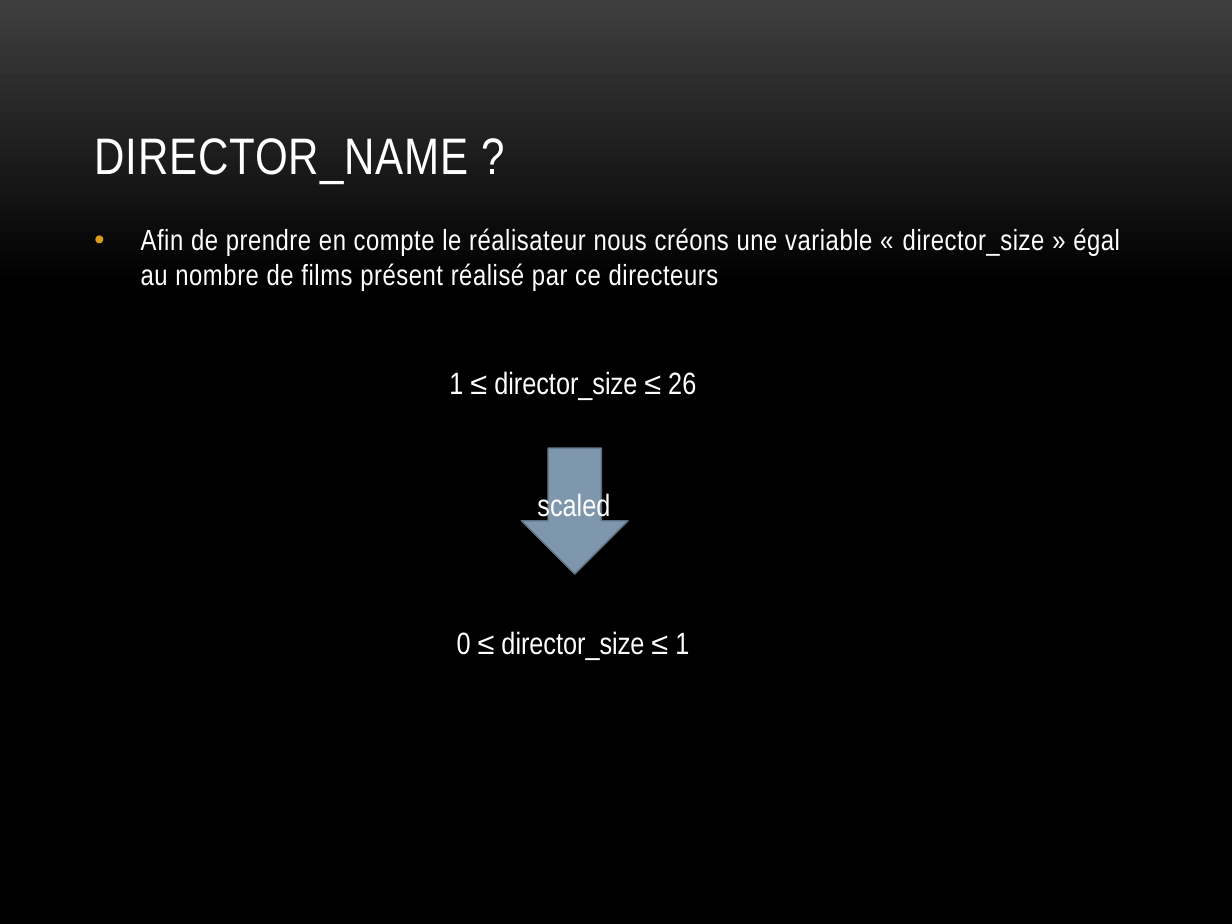
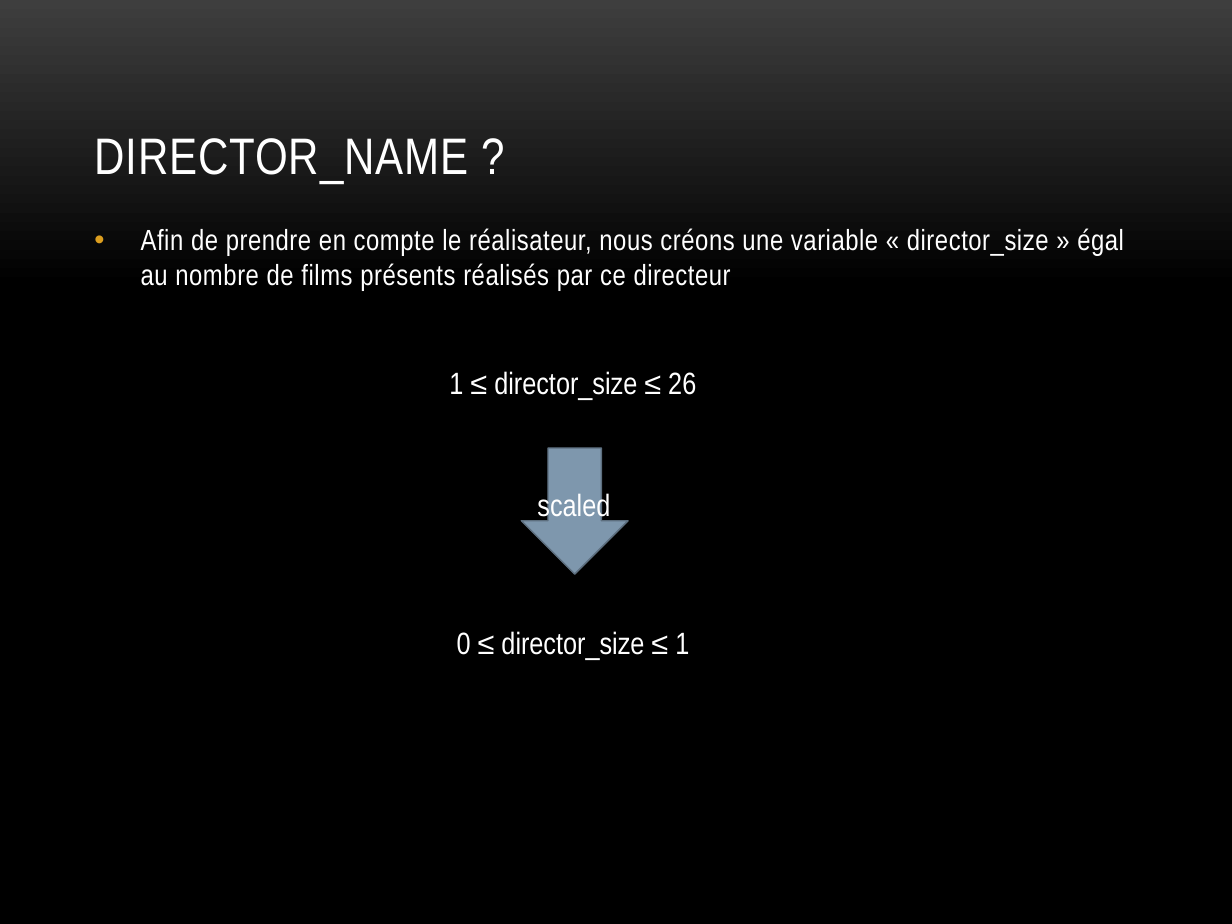
Before and after one commit to Umercia/movie_recommendation_engine, a slide deck: slide 17 of moteur de recommandations de films.pptx. Drawn at 1232x924 pixels with LibreOffice and Linux fonts; fonts in the diff are those of the drawing; background and template pictures are left out. Boxes give left, top, right and bottom in pixels: in the first picture for what was removed or moved away, otherwise in the second. Text is boxed around its words. In the diff, an @@ line names an element or a change of style, - is before the commit and + after.

Commit message:
pres wording

```diff
--- a/moteur de recommandations de films.pptx
+++ b/moteur de recommandations de films.pptx
@@ text at (141, 228, 1124, 291): text changed @@
-• Afin de prendre en compte le réalisateur nous créons une variable « director_size » égal au nombre de films présent réalisé par ce directeurs
+• Afin de prendre en compte le réalisateur, nous créons une variable « director_size » égal au nombre de films présents réalisés par ce directeur
```
Also in this commit, not shown: 3 other slides changed.
